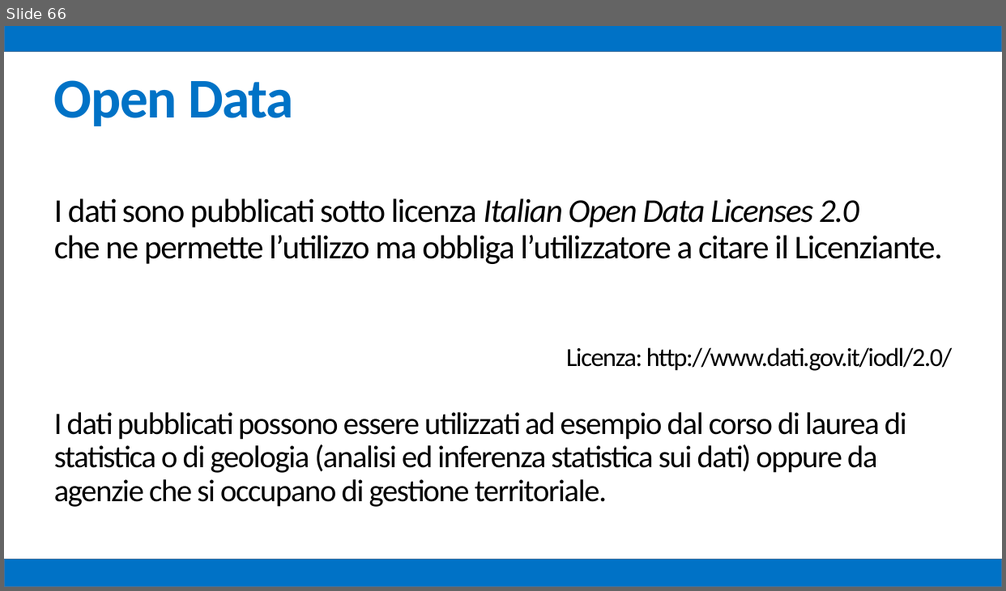
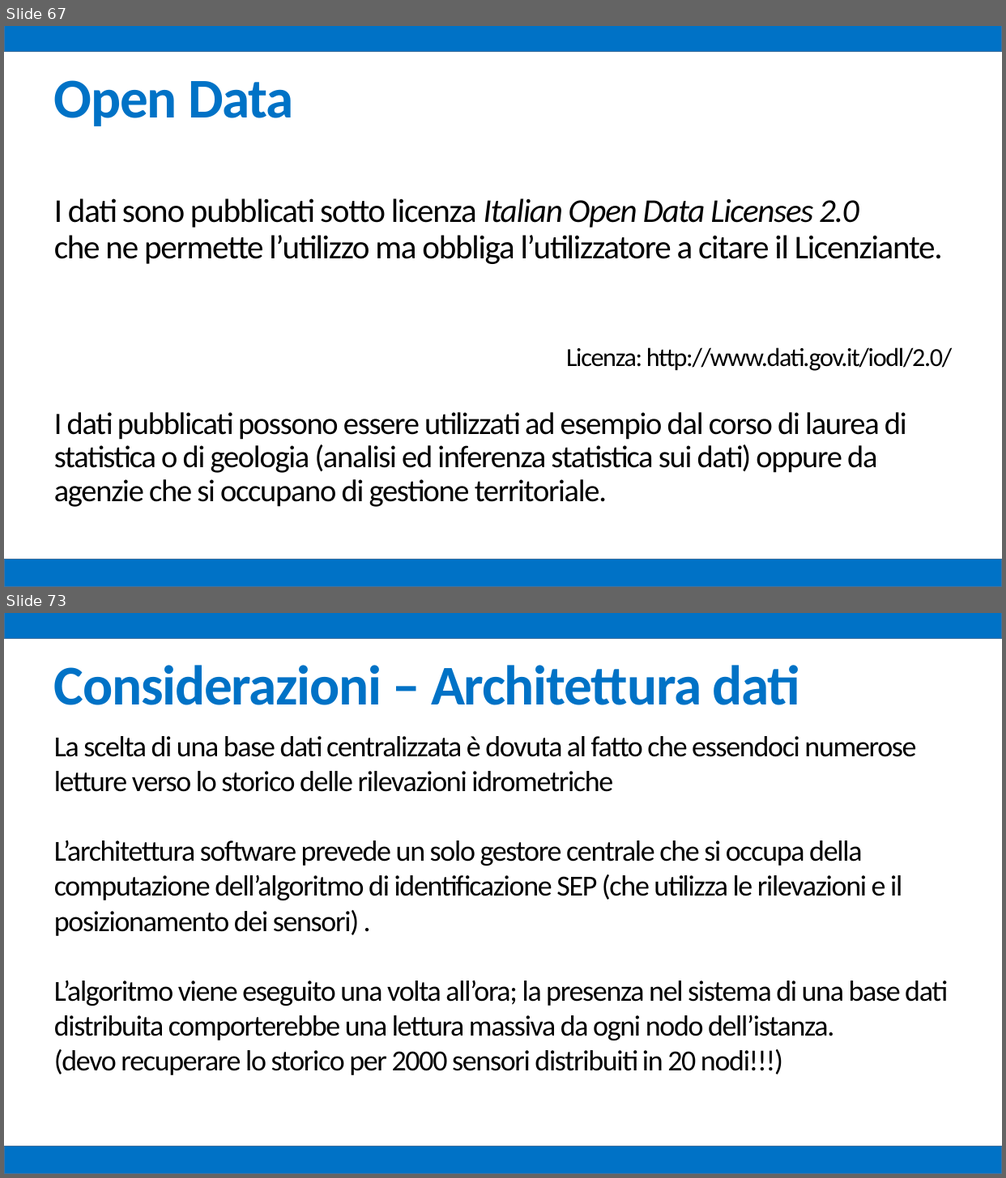
Before and after one commit to mz1991/ProgettoFebbraio2015, a slide deck: Febbraio 2015.pptx. Shown one above the other, each under a label of ours: slide 66 before the commit, slides 67 and 73 after it; the slides between them are not shown. The pictures are 1006x591 and 1006x1178 pixels, drawn with LibreOffice and Linux fonts; fonts in the diff are those of the drawing. Boxes give left, top, right and bottom in pixels: in the first picture for what was removed or moved away, otherwise in the second. Text is boxed around its words. In the diff, an @@ line names an element or a change of style, - is before the commit and + after.

Commit message:
Presentazione considerazioni

```diff
--- a/Febbraio 2015.pptx
+++ b/Febbraio 2015.pptx
@@ slide 73 added at (4, 613, 1002, 1174), background #FFFFFF @@
@@ rectangle added at (4, 613, 1002, 639), fill #0072C6, outline #43739E 1 pt @@
@@ text added at (54, 665, 800, 705), 54 pt, text #0072C6, bold @@
+Considerazioni – Architettura dati
@@ text added at (54, 736, 948, 1076), 28 pt, text #000000 @@
+La scelta di una base dati centralizzata è dovuta al fatto che essendoci numerose letture verso lo storico delle rilevazioni idrometriche
+L’architettura software prevede un solo gestore centrale che si occupa della computazione dell’algoritmo di identificazione SEP (che utilizza le rilevazioni e il posizionamento dei sensori) .
+L’algoritmo viene eseguito una volta all’ora; la presenza nel sistema di una base dati distribuita comporterebbe una lettura massiva da ogni nodo dell’istanza.
+(devo recuperare lo storico per 2000 sensori distribuiti in 20 nodi!!!)
@@ rectangle added at (4, 1146, 1002, 1174), fill #0072C6, outline #43739E 1 pt @@
@@ what was slide 66 is now slide 67 @@
```
Also in this commit, not shown: 4 slides changed, 10 other slides added.
